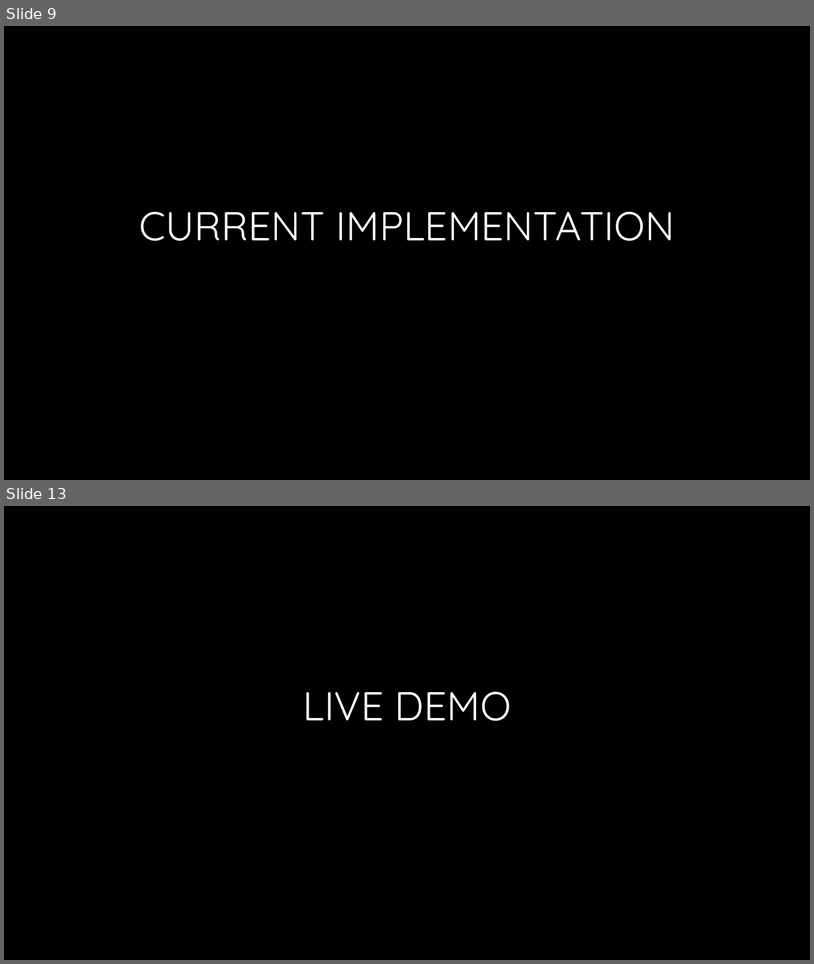
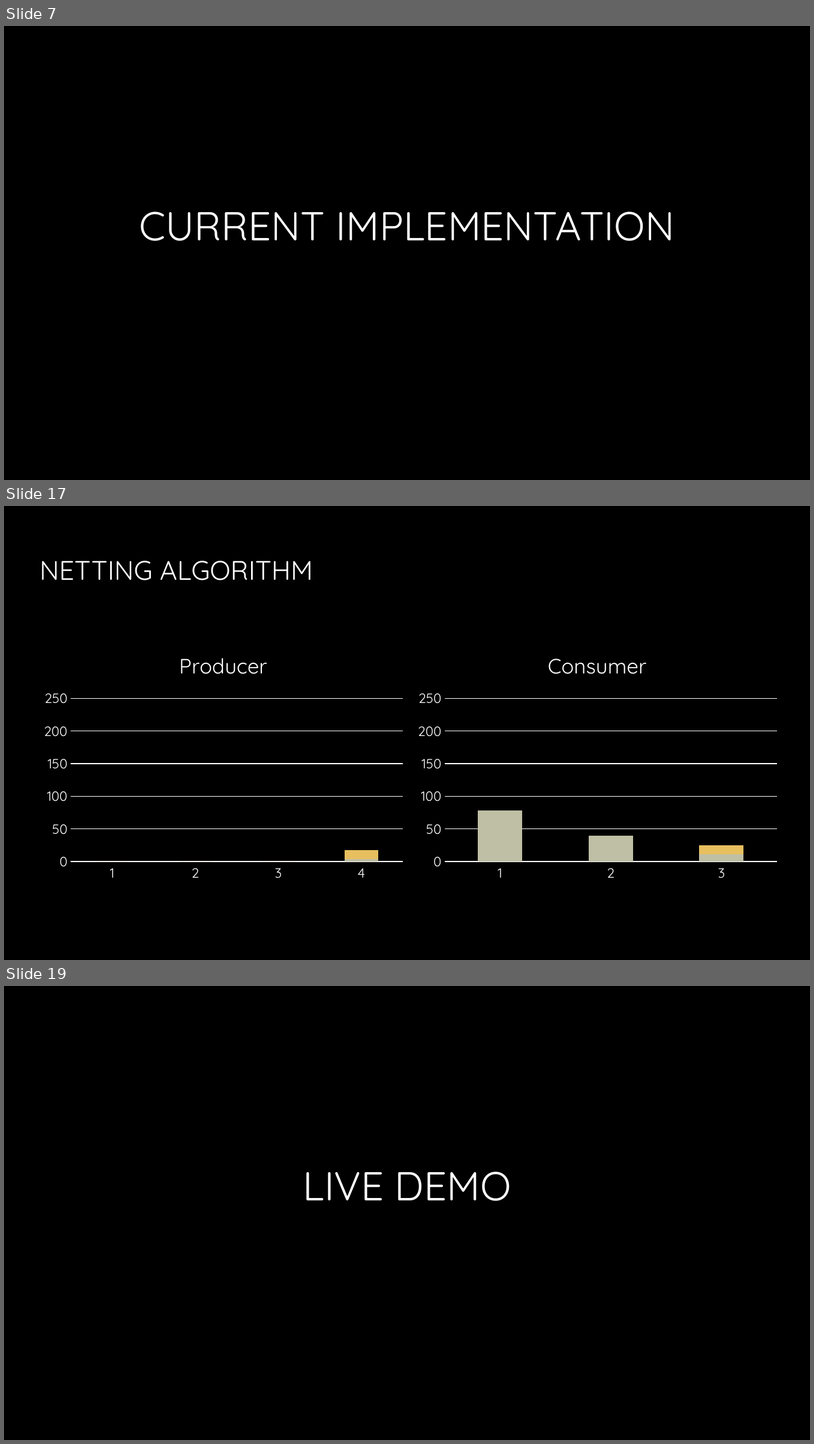
Before and after one commit to JacobEberhardt/decentralized-energy-trading, a slide deck: documentation/Milestone Presentation.pptx. Shown one above the other, each under a label of ours: slides 9 and 13 before the commit, slides 7, 17 and 19 after it; the slides between them are not shown. The pictures are 814x964 and 814x1444 pixels, drawn with LibreOffice and Linux fonts; fonts in the diff are those of the drawing; background and template pictures are left out. Boxes give left, top, right and bottom in pixels: in the first picture for what was removed or moved away, otherwise in the second. Text is boxed around its words. In the diff, an @@ line names an element or a change of style, - is before the commit and + after.

```diff
--- a/documentation/Milestone Presentation.pptx
+++ b/documentation/Milestone Presentation.pptx
@@ slide 17 added at [4, 506, 810, 960], background picture (left out) @@
@@ title added at [39, 561, 313, 580], 24 pt, text gradient #FFFFFF to #A6A6A6 @@
+NETTING ALGORITHM
@@ column stacked chart added at [36, 637, 410, 886] @@
+title "Producer "
+categories: 1, 2, 3, 4
+Series 1: 0, 0, 0, 4
+Series 2: 0, 0, 0, 14
@@ column stacked chart added at [410, 637, 785, 886] @@
+title "Consumer "
+categories: 1, 2, 3
+Series 1: 78, 40, 11
+Series 2: 0, 0, 14
@@ what was slide 9 is now slide 7 @@
@@ what was slide 13 is now slide 19 @@
```
Also in this commit, not shown: 9 slides changed, 9 other slides added, 2 slides removed.
